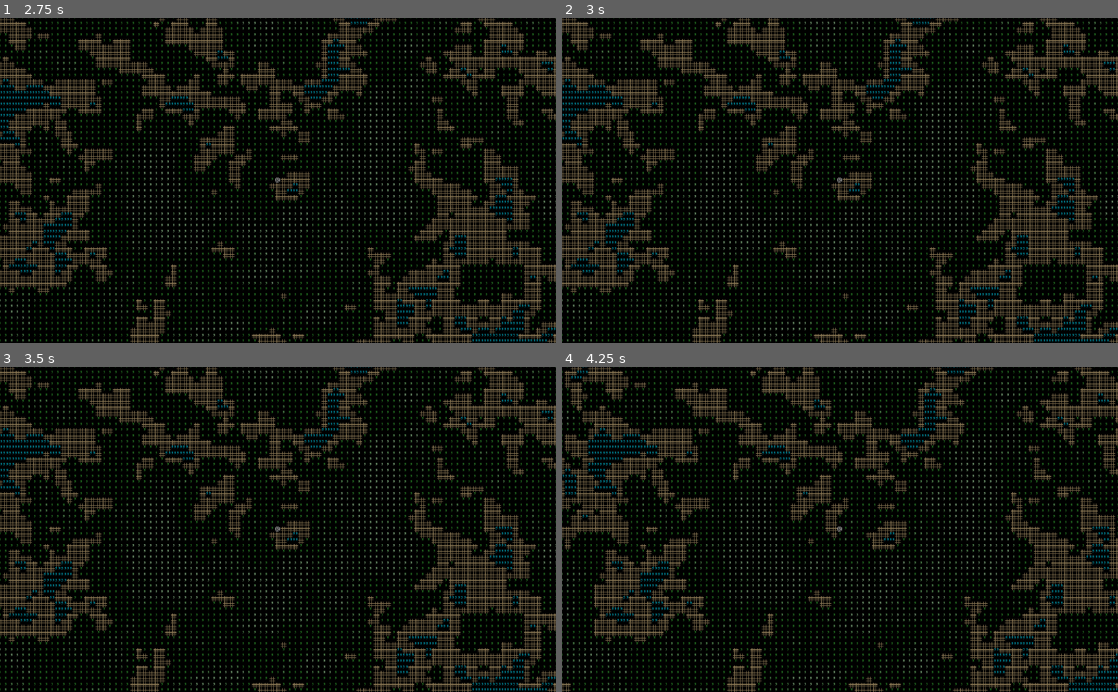
Above: before the commit, frames 1-4 (two rows, left to right).
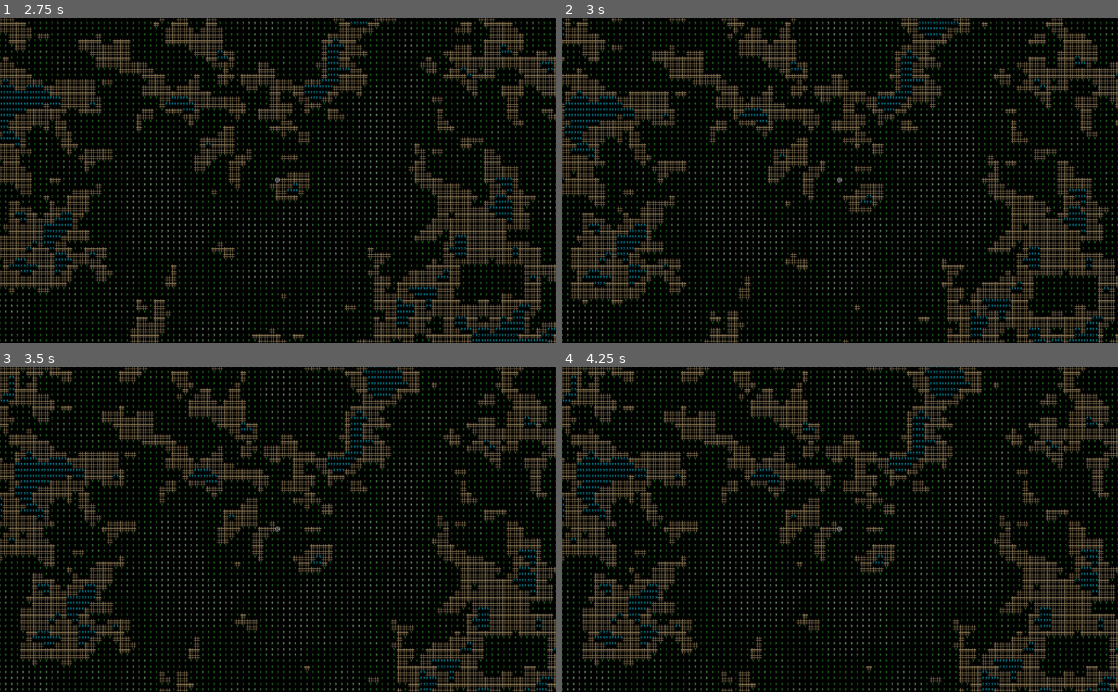
Above: after the commit, the same moments.

Repository: MikkoK189/roguelike
Game: Godot game, scene res://World.tscn
The game is run twice, just before and just after one commit, with the same random seed, the same clock (stepped at 60 frames per second) and the same inputs.
Inputs:
- Up to frame 1 (2.75 s): tap Enter at 0.5, 2 s; hold Right (right) 0.53-1.28 s; tap Space at 1.25 s; hold Down (down) 1.28-2.03 s; hold Right (right) from 2.03 s (still down)
- Up to frame 2 (3 s): tap Space at 2.75 s; release Right (right) at 2.78 s; hold Q (upleft, bound only after the commit) from 2.78 s (still down)
- Up to frame 3 (3.5 s): keep holding Q (upleft, bound only after the commit)
- Up to frame 4 (4.25 s): tap Enter at 3.5 s; release Q (upleft, bound only after the commit) at 3.53 s; hold Left (left) from 3.53 s (still down)

Frame 1 is identical in both runs. In frame 2, 19% of the frame differs, in the area x 0-100%, y 0-100%; in frame 3, 23%; in frame 4, 22%.

Commit message:
Diagonal movement.

Diff:
--- a/Player.gd
+++ b/Player.gd
@@ -14,47 +14,55 @@
 #	print(chunkmanager.current_chunk.get_node("Map"))
 
 func _process(delta):
-	if Input.is_action_pressed("down"):
+	if Input.is_action_pressed("upleft") || Input.is_action_pressed("up") && Input.is_action_pressed("left"):
+		if can_move:
+			var move_pos = Vector2(-1, -1)
+			move(move_pos)
+	elif Input.is_action_pressed("downleft") || Input.is_action_pressed("down") && Input.is_action_pressed("left"):
+		if can_move:
+			var move_pos = Vector2(-1, 1)
+			move(move_pos)
+	elif Input.is_action_pressed("downright") || Input.is_action_pressed("down") && Input.is_action_pressed("right"):
+		if can_move:
+			var move_pos = Vector2(1, 1)
+			move(move_pos)
+	elif Input.is_action_pressed("upright") || Input.is_action_pressed("up") && Input.is_action_pressed("right"):
+		if can_move:
+			var move_pos = Vector2(1, -1)
+			move(move_pos)
+	elif Input.is_action_pressed("left"):
+		if can_move:
+			var move_pos = Vector2(-1, 0)
+			move(move_pos)
+	elif Input.is_action_pressed("up"):
+		if can_move:
+			var move_pos = Vector2(0, -1)
+			move(move_pos)
+	elif Input.is_action_pressed("right"):
+		if can_move:
+			var move_pos = Vector2(1, 0)
+			move(move_pos)
+	elif Input.is_action_pressed("down"):
 		if can_move:
 			var move_pos = Vector2(0, 1)
 			move(move_pos)
-			can_move = false
-			timer.start()
-	if Input.is_action_pressed("left"):
-		if can_move:
-			var move_pos = Vector2(-1, 0)
-			move(move_pos)
-			can_move = false
-			timer.start()
-	if Input.is_action_pressed("up"):
-		if can_move:
-			var move_pos = Vector2(0, -1)
-			move(move_pos)
-			can_move = false
-			timer.start()
-	if Input.is_action_pressed("right"):
-		if can_move:
-			var move_pos = Vector2(1, 0)
-			move(move_pos)
-			can_move = false
-			timer.start()
+
+
 
 func move(pos : Vector2):
 	var map = world.chunkmanager.get_current_chunk(self.global_position).get_node("Map")
 	var x = self.global_position.x / 8 + pos.x - (chunkmanager.current_chunk.x * chunkmanager.chunk_size / 8)
 	var y = self.global_position.y / 8 + pos.y - (chunkmanager.current_chunk.y * chunkmanager.chunk_size / 8)
-	if(world.chunkmanager.current_chunk != world.chunkmanager.get_current_chunk(Vector2(self.global_position.x + (pos.x * 8), self.global_position.y + (pos.y * 8) + 1)).chunk_coords):
-		var newchunk = world.chunkmanager.get_current_chunk(Vector2(self.global_position.x + (pos.x * 8), self.global_position.y + (pos.y * 8) + 1))
+	if(world.chunkmanager.current_chunk != world.chunkmanager.get_current_chunk(Vector2(self.global_position.x + (pos.x * 8) + 1, self.global_position.y + (pos.y * 8) + 1)).chunk_coords):
+		var newchunk = world.chunkmanager.get_current_chunk(Vector2(self.global_position.x + (pos.x * 8) + 1, self.global_position.y + (pos.y * 8) + 1))
 		map = newchunk.get_node("Map")
 		x = self.global_position.x / 8 + pos.x - (newchunk.chunk_coords.x * chunkmanager.chunk_size / 8)
 		y = self.global_position.y / 8 + pos.y - (newchunk.chunk_coords.y * chunkmanager.chunk_size / 8)
 		print("YEET")
-#	if y >= world.size:
-#			y = 0
-#	if x >= world.size:
-#			x = 0
 	if (map.get_tile(Vector2(x, y)) != 0):
 		self.global_position += pos * 8
+		can_move = false
+		timer.start()
 	else:
 		return
 
--- a/World.tscn
+++ b/World.tscn
@@ -6,7 +6,7 @@
 
 [node name="World" type="Node2D"]
 script = ExtResource( 1 )
-size = 10
+size = 8
 chunkmanager_path = NodePath("ChunkManager")
 
 [node name="CanvasModulate" type="CanvasModulate" parent="."]
--- a/project.godot
+++ b/project.godot
@@ -66,6 +66,23 @@
 "events": [ Object(InputEventKey,"resource_local_to_scene":false,"resource_name":"","device":0,"alt":false,"shift":false,"control":false,"meta":false,"command":false,"pressed":false,"scancode":16777233,"physical_scancode":0,"unicode":0,"echo":false,"script":null)
  ]
 }
+upleft={
+"deadzone": 0.5,
+"events": [ Object(InputEventKey,"resource_local_to_scene":false,"resource_name":"","device":0,"alt":false,"shift":false,"control":false,"meta":false,"command":false,"pressed":false,"scancode":81,"physical_scancode":0,"unicode":0,"echo":false,"script":null)
+ ]
+}
+upright={
+"deadzone": 0.5,
+"events": [  ]
+}
+downleft={
+"deadzone": 0.5,
+"events": [  ]
+}
+downright={
+"deadzone": 0.5,
+"events": [  ]
+}
 
 [physics]
 
